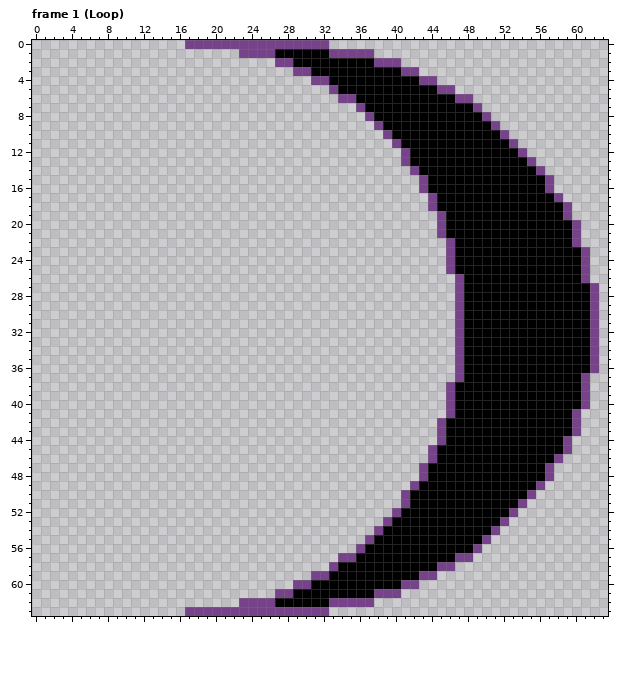
Two states of a pixel-art file, Art/Character Sprites/Ranged_swipe.aseprite. The first picture shows the starting point.
64x64 pixels, 9 frames. Shown: frame 1 (Loop). The commit also changed other frames, which this record leaves out.
Once edited:
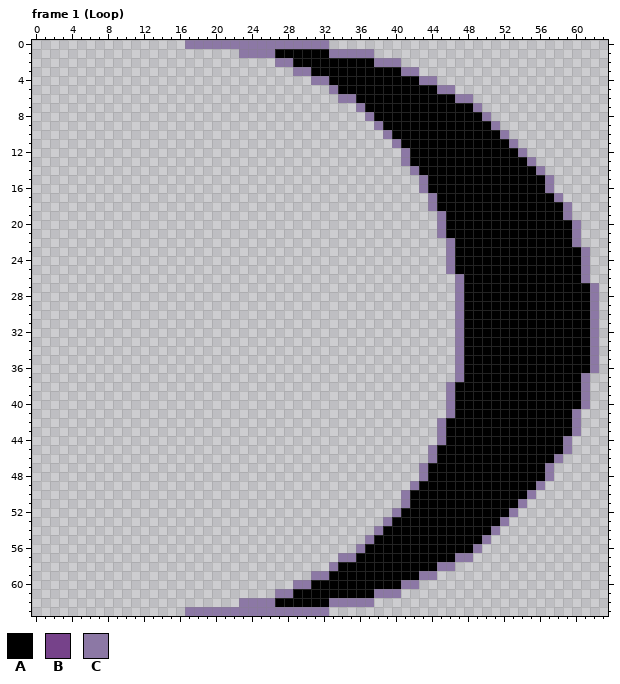
Palette (. is transparent): A #000000  B #76428a  C #8c78a5
What changed:
--- frame 1 (Loop), layer "Layer 1"
@@ x 0..63 @@
- 0 .................BBBBBBBBBBBBBBBB...............................
- 1 .......................BBBBAAAAAABBBBB..........................
- 2 ...........................BBAAAAAAAAABBB.......................
- 3 .............................BBAAAAAAAAAABB.....................
- 4 ...............................BBAAAAAAAAAABB...................
- 5 .................................BAAAAAAAAAAABB.................
- 6 ..................................BBAAAAAAAAAAABB...............
- 7 ....................................BAAAAAAAAAAAAB..............
- 8 .....................................BAAAAAAAAAAAAB.............
- 9 ......................................BAAAAAAAAAAAAB............
-10 .......................................BAAAAAAAAAAAAB...........
-11 ........................................BAAAAAAAAAAAAB..........
-12 .........................................BAAAAAAAAAAAAB.........
-13 .........................................BAAAAAAAAAAAAAB........
-14 ..........................................BAAAAAAAAAAAAAB.......
-15 ...........................................BAAAAAAAAAAAAAB......
-16 ...........................................BAAAAAAAAAAAAAB......
-17 ............................................BAAAAAAAAAAAAAB.....
-18 ............................................BAAAAAAAAAAAAAAB....
-19 .............................................BAAAAAAAAAAAAAB....
-20 .............................................BAAAAAAAAAAAAAAB...
-21 .............................................BAAAAAAAAAAAAAAB...
-22 ..............................................BAAAAAAAAAAAAAB...
-23 ..............................................BAAAAAAAAAAAAAAB..
-24 ..............................................BAAAAAAAAAAAAAAB..
-25 ..............................................BAAAAAAAAAAAAAAB..
-26 ...............................................BAAAAAAAAAAAAAB..
-27 ...............................................BAAAAAAAAAAAAAAB.
-28 ...............................................BAAAAAAAAAAAAAAB.
-29 ...............................................BAAAAAAAAAAAAAAB.
-30 ...............................................BAAAAAAAAAAAAAAB.
-31 ...............................................BAAAAAAAAAAAAAAB.
-32 ...............................................BAAAAAAAAAAAAAAB.
-33 ...............................................BAAAAAAAAAAAAAAB.
-34 ...............................................BAAAAAAAAAAAAAAB.
-35 ...............................................BAAAAAAAAAAAAAAB.
-36 ...............................................BAAAAAAAAAAAAAAB.
-37 ...............................................BAAAAAAAAAAAAAB..
-38 ..............................................BAAAAAAAAAAAAAAB..
-39 ..............................................BAAAAAAAAAAAAAAB..
-40 ..............................................BAAAAAAAAAAAAAAB..
-41 ..............................................BAAAAAAAAAAAAAB...
-42 .............................................BAAAAAAAAAAAAAAB...
-43 .............................................BAAAAAAAAAAAAAAB...
-44 .............................................BAAAAAAAAAAAAAB....
-45 ............................................BAAAAAAAAAAAAAAB....
-46 ............................................BAAAAAAAAAAAAAB.....
-47 ...........................................BAAAAAAAAAAAAAB......
-48 ...........................................BAAAAAAAAAAAAAB......
-49 ..........................................BAAAAAAAAAAAAAB.......
-50 .........................................BAAAAAAAAAAAAAB........
-51 .........................................BAAAAAAAAAAAAB.........
-52 ........................................BAAAAAAAAAAAAB..........
-53 .......................................BAAAAAAAAAAAAB...........
-54 ......................................BAAAAAAAAAAAAB............
-55 .....................................BAAAAAAAAAAAAB.............
-56 ....................................BAAAAAAAAAAAAB..............
-57 ..................................BBAAAAAAAAAAABB...............
-58 .................................BAAAAAAAAAAABB.................
-59 ...............................BBAAAAAAAAAABB...................
-60 .............................BBAAAAAAAAAABB.....................
-61 ...........................BBAAAAAAAAABBB.......................
-62 .......................BBBBAAAAAABBBBB..........................
-63 .................BBBBBBBBBBBBBBBB...............................
+ 0 .................CCCCCCCCCCCCCCCC...............................
+ 1 .......................CCCCAAAAAACCCCC..........................
+ 2 ...........................CCAAAAAAAAACCC.......................
+ 3 .............................CCAAAAAAAAAACC.....................
+ 4 ...............................CCAAAAAAAAAACC...................
+ 5 .................................CAAAAAAAAAAACC.................
+ 6 ..................................CCAAAAAAAAAAACC...............
+ 7 ....................................CAAAAAAAAAAAAC..............
+ 8 .....................................CAAAAAAAAAAAAC.............
+ 9 ......................................CAAAAAAAAAAAAC............
+10 .......................................CAAAAAAAAAAAAC...........
+11 ........................................CAAAAAAAAAAAAC..........
+12 .........................................CAAAAAAAAAAAAC.........
+13 .........................................CAAAAAAAAAAAAAC........
+14 ..........................................CAAAAAAAAAAAAAC.......
+15 ...........................................CAAAAAAAAAAAAAC......
+16 ...........................................CAAAAAAAAAAAAAC......
+17 ............................................CAAAAAAAAAAAAAC.....
+18 ............................................CAAAAAAAAAAAAAAC....
+19 .............................................CAAAAAAAAAAAAAC....
+20 .............................................CAAAAAAAAAAAAAAC...
+21 .............................................CAAAAAAAAAAAAAAC...
+22 ..............................................CAAAAAAAAAAAAAC...
+23 ..............................................CAAAAAAAAAAAAAAC..
+24 ..............................................CAAAAAAAAAAAAAAC..
+25 ..............................................CAAAAAAAAAAAAAAC..
+26 ...............................................CAAAAAAAAAAAAAC..
+27 ...............................................CAAAAAAAAAAAAAAC.
+28 ...............................................CAAAAAAAAAAAAAAC.
+29 ...............................................CAAAAAAAAAAAAAAC.
+30 ...............................................CAAAAAAAAAAAAAAC.
+31 ...............................................CAAAAAAAAAAAAAAC.
+32 ...............................................CAAAAAAAAAAAAAAC.
+33 ...............................................CAAAAAAAAAAAAAAC.
+34 ...............................................CAAAAAAAAAAAAAAC.
+35 ...............................................CAAAAAAAAAAAAAAC.
+36 ...............................................CAAAAAAAAAAAAAAC.
+37 ...............................................CAAAAAAAAAAAAAC..
+38 ..............................................CAAAAAAAAAAAAAAC..
+39 ..............................................CAAAAAAAAAAAAAAC..
+40 ..............................................CAAAAAAAAAAAAAAC..
+41 ..............................................CAAAAAAAAAAAAAC...
+42 .............................................CAAAAAAAAAAAAAAC...
+43 .............................................CAAAAAAAAAAAAAAC...
+44 .............................................CAAAAAAAAAAAAAC....
+45 ............................................CAAAAAAAAAAAAAAC....
+46 ............................................CAAAAAAAAAAAAAC.....
+47 ...........................................CAAAAAAAAAAAAAC......
+48 ...........................................CAAAAAAAAAAAAAC......
+49 ..........................................CAAAAAAAAAAAAAC.......
+50 .........................................CAAAAAAAAAAAAAC........
+51 .........................................CAAAAAAAAAAAAC.........
+52 ........................................CAAAAAAAAAAAAC..........
+53 .......................................CAAAAAAAAAAAAC...........
+54 ......................................CAAAAAAAAAAAAC............
+55 .....................................CAAAAAAAAAAAAC.............
+56 ....................................CAAAAAAAAAAAAC..............
+57 ..................................CCAAAAAAAAAAACC...............
+58 .................................CAAAAAAAAAAACC.................
+59 ...............................CCAAAAAAAAAACC...................
+60 .............................CCAAAAAAAAAACC.....................
+61 ...........................CCAAAAAAAAACCC.......................
+62 .......................CCCCAAAAAACCCCC..........................
+63 .................CCCCCCCCCCCCCCCC...............................
